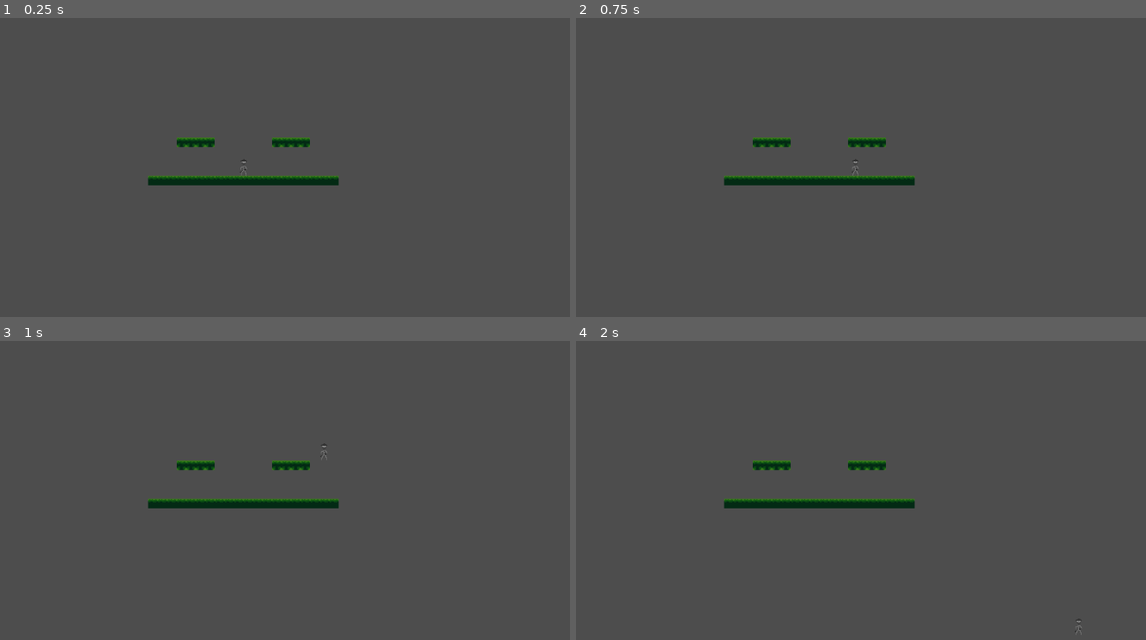
Above: before the commit, frames 1-4 (two rows, left to right).
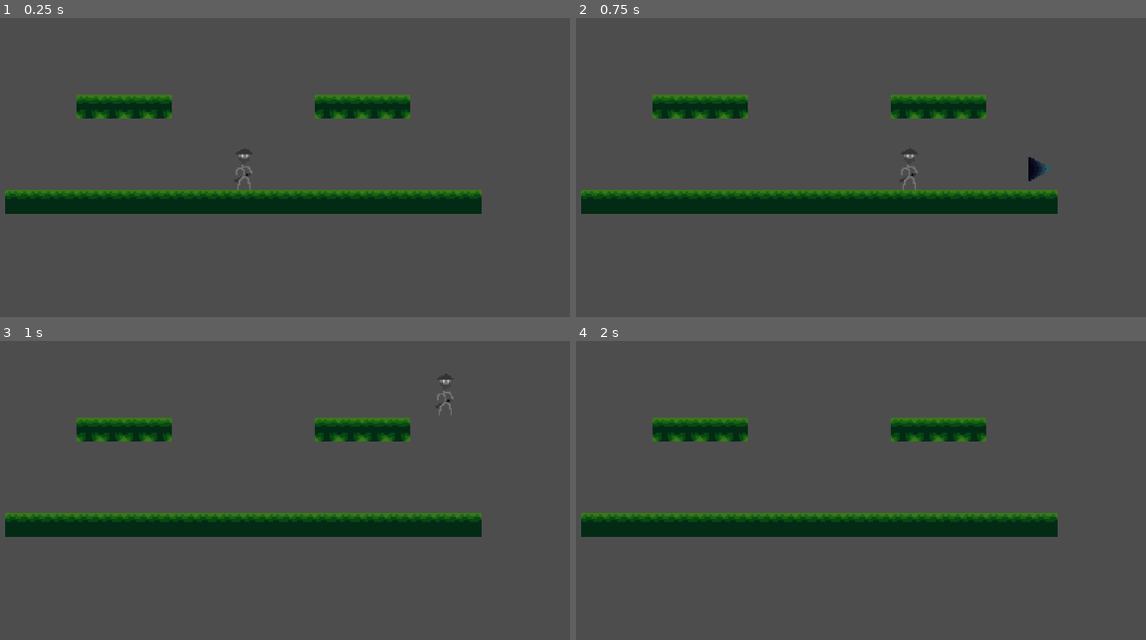
Above: after the commit, the same moments.

Repository: Wayl123/This-Is-Nightmare-Project
Game: Godot game, scene res://scene/boss_stage.tscn
The game is run twice, just before and just after one commit, with the same random seed, the same clock (stepped at 60 frames per second) and the same inputs.
Inputs:
- Up to frame 1 (0.25 s): no input
- Up to frame 2 (0.75 s): tap Enter at 0.5 s; hold D (Right) from 0.53 s (still down); hold Space (Shoot, bound only after the commit) from 0.53 s (still down)
- Up to frame 3 (1 s): keep holding D (Right); keep holding Space (Shoot, bound only after the commit); tap W (Up) at 0.77 s
- Up to frame 4 (2 s): keep holding D (Right); release Space (Shoot, bound only after the commit) at 1.28 s; tap Space (Shoot, bound only after the commit) at 1.35 s; tap W (Up) at 1.52 s

The runs differ from the first frame. In frame 1, 11% of the frame differs, in the area x 0-85%, y 25-66%; in frame 2, 11%; in frame 3, 11%; in frame 4, 11%.

Commit message:
Add bullet

Diff:
--- a/project.godot
+++ b/project.godot
@@ -40,6 +40,11 @@
 , Object(InputEventKey,"resource_local_to_scene":false,"resource_name":"","device":-1,"window_id":0,"alt_pressed":false,"shift_pressed":false,"ctrl_pressed":false,"meta_pressed":false,"pressed":false,"keycode":0,"physical_keycode":4194322,"key_label":0,"unicode":0,"echo":false,"script":null)
 ]
 }
+Shoot={
+"deadzone": 0.5,
+"events": [Object(InputEventKey,"resource_local_to_scene":false,"resource_name":"","device":-1,"window_id":0,"alt_pressed":false,"shift_pressed":false,"ctrl_pressed":false,"meta_pressed":false,"pressed":false,"keycode":0,"physical_keycode":32,"key_label":0,"unicode":32,"echo":false,"script":null)
+]
+}
 
 [rendering]
 
--- a/scene/boss_stage.tscn
+++ b/scene/boss_stage.tscn
@@ -181,6 +181,7 @@
 [node name="BossStage" type="Node2D"]
 
 [node name="Camera2D" type="Camera2D" parent="."]
+zoom = Vector2(2.5, 2.5)
 
 [node name="TileMap" type="TileMap" parent="."]
 texture_filter = 1
@@ -197,3 +198,12 @@
 
 [node name="CollisionShape2D" type="CollisionShape2D" parent="Player"]
 shape = SubResource("CapsuleShape2D_27mud")
+
+[node name="Gun" type="Marker2D" parent="Player"]
+unique_name_in_owner = true
+position = Vector2(6, 0)
+
+[node name="GunDelay" type="Timer" parent="Player/Gun"]
+unique_name_in_owner = true
+wait_time = 0.5
+one_shot = true
--- /dev/null
+++ b/scene/bullet.tscn
@@ -0,0 +1,24 @@
+[gd_scene load_steps=4 format=3 uid="uid://cs44vt1dh2yss"]
+
+[ext_resource type="Script" path="res://scripts/Bullet.gd" id="1_m6akv"]
+[ext_resource type="Texture2D" uid="uid://dsviuo7q3v0eb" path="res://image/spikes.png" id="2_80uns"]
+
+[sub_resource type="CircleShape2D" id="CircleShape2D_5u8qp"]
+
+[node name="Bullet" type="Area2D"]
+collision_layer = 2
+collision_mask = 2
+script = ExtResource("1_m6akv")
+
+[node name="Sprite2D" type="Sprite2D" parent="."]
+rotation = 1.5708
+texture = ExtResource("2_80uns")
+
+[node name="CollisionShape2D" type="CollisionShape2D" parent="."]
+shape = SubResource("CircleShape2D_5u8qp")
+
+[node name="BulletExpirationTimer" type="Timer" parent="."]
+unique_name_in_owner = true
+wait_time = 5.0
+one_shot = true
+autostart = true
--- /dev/null
+++ b/scripts/Bullet.gd
@@ -0,0 +1,19 @@
+extends Area2D
+
+@onready var timer = %BulletExpirationTimer
+
+var speed = 750
+
+func _ready():
+	connect("body_entered", Callable(self, "_hit_object"))
+
+	timer.timeout.connect(_bullet_expire)
+
+func _physics_process(delta : float):
+	position += transform.x * speed * delta
+
+func _hit_object(body : Node2D):
+	queue_free()
+
+func _bullet_expire():
+	queue_free()
--- a/scripts/Player.gd
+++ b/scripts/Player.gd
@@ -1,22 +1,22 @@
 extends CharacterBody2D
+
+@onready var gun = %Gun
+@onready var gunDelay = %GunDelay
+
+var BULLET = preload("res://scene/bullet.tscn")
 
 const SPEED = 300.0
 const JUMP_VELOCITY = -400.0
 
-# Get the gravity from the project settings to be synced with RigidBody nodes.
 var gravity = ProjectSettings.get_setting("physics/2d/default_gravity")
 
-func _physics_process(delta):
-	# Add the gravity.
+func _physics_process(delta : float):
 	if not is_on_floor():
 		velocity.y += gravity * delta
 
-	# Handle Jump.
 	if Input.is_action_just_pressed("Up") and is_on_floor():
 		velocity.y = JUMP_VELOCITY
 
-	# Get the input direction and handle the movement/deceleration.
-	# As good practice, you should replace UI actions with custom gameplay actions.
 	var direction = Input.get_axis("Left", "Right")
 	if direction:
 		velocity.x = direction * SPEED
@@ -24,3 +24,13 @@
 		velocity.x = move_toward(velocity.x, 0, SPEED)
 
 	move_and_slide()
+
+func _process(delta : float):
+	if Input.is_action_pressed("Shoot") and gunDelay.is_stopped():
+		_shoot()
+		gunDelay.start()
+
+func _shoot():
+	var bullet = BULLET.instantiate()
+	bullet.transform = gun.global_transform
+	get_parent().add_child(bullet)
Binary file added: image/spikes.png
Not shown, added: image/spikes.png.import
